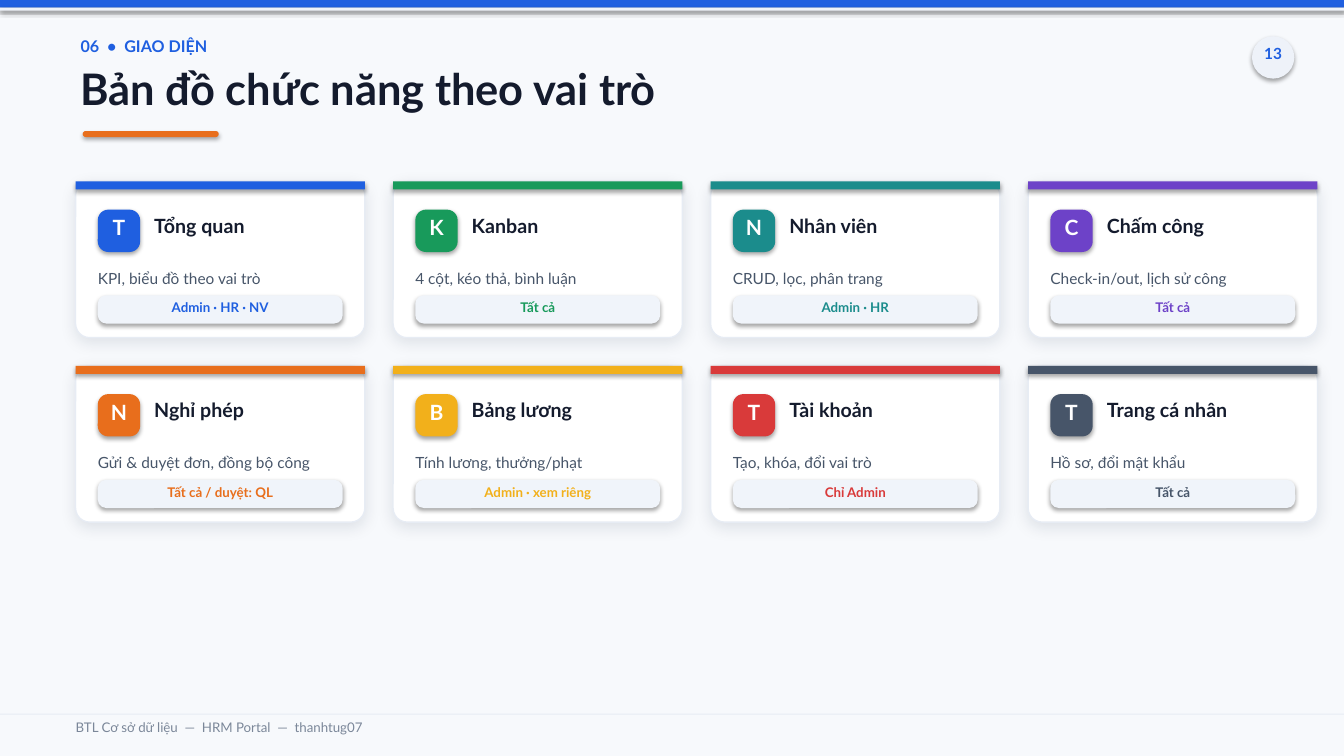
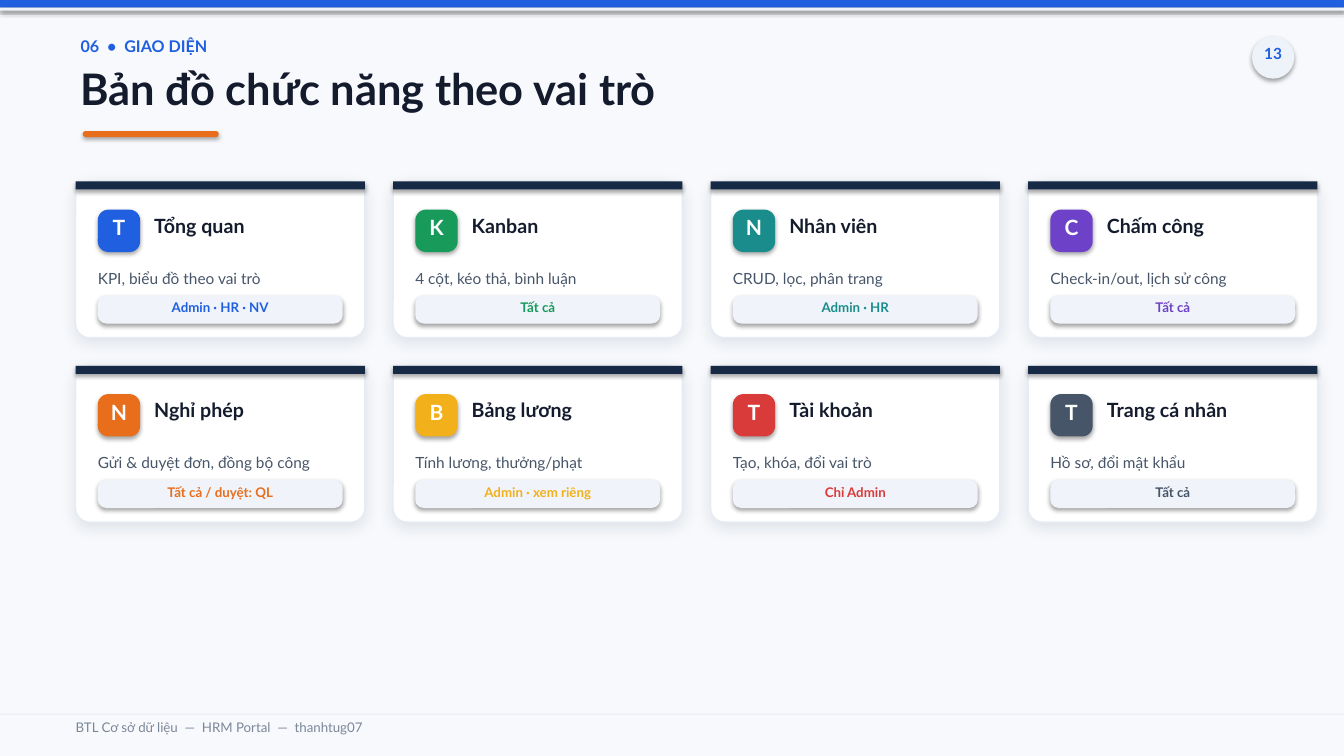
Before and after one commit to thanhtug07/hrm-kanban-management, a slide deck: slide 13 of BaoCao_BTL_CSDL_HRM_Portal.pptx. Drawn at 1344x756 pixels with LibreOffice and Linux fonts; fonts in the diff are those of the drawing. Boxes give left, top, right and bottom in pixels: in the first picture for what was removed or moved away, otherwise in the second. Text is boxed around its words. In the diff, an @@ line names an element or a change of style, - is before the commit and + after.

```diff
--- a/BaoCao_BTL_CSDL_HRM_Portal.pptx
+++ b/BaoCao_BTL_CSDL_HRM_Portal.pptx
@@ rectangle at box(76, 181, 365, 190): fill #1F5FE0 to #162A45 @@
@@ rectangle at box(393, 181, 683, 190): fill #189A5B to #162A45 @@
@@ rectangle at box(711, 181, 1000, 190): fill #1B8C8C to #162A45 @@
@@ rectangle at box(1028, 181, 1318, 190): fill #6D42C8 to #162A45 @@
@@ rectangle at box(76, 366, 365, 374): fill #E86E1C to #162A45 @@
@@ rectangle at box(393, 366, 683, 374): fill #F2B01B to #162A45 @@
@@ rectangle at box(711, 366, 1000, 374): fill #D93A3A to #162A45 @@
@@ rectangle at box(1028, 366, 1318, 374): fill #475569 to #162A45 @@
```
Also in this commit, not shown: 10 other slides changed, 2 other files.
